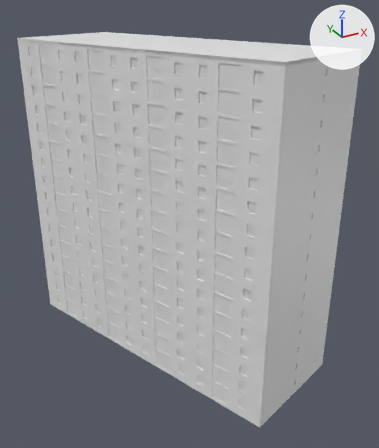
The glTF model public/assets/hasselby/bldg_058_tower.glb, before and after one commit.
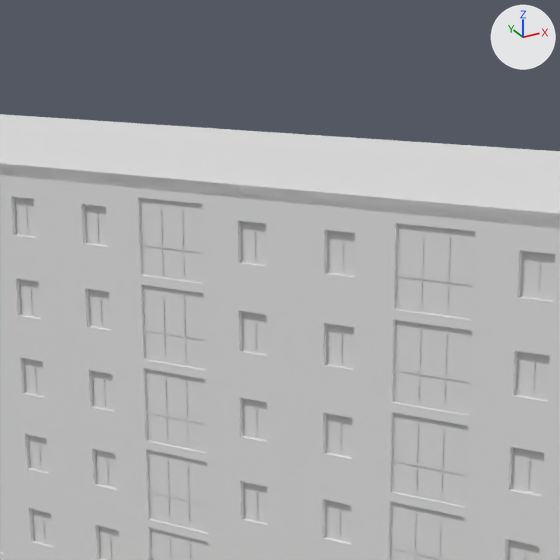
The first picture shows the older version from a 50 mm camera at (-28.5, 9.2, 51.5) aimed at (6.1, 72.0, 20.1). The close-ups show the older and then the newer version on the part from 28% to 70% of the width and 0% to 35% of the height of that picture. Only the edits that show in the close-ups are written down. The lights are fixed; the arrows at upper right show +X, +Y and +Z. Vertices at exactly the same position are counted once.

The first close-up shows 'bldg_058_tower'.
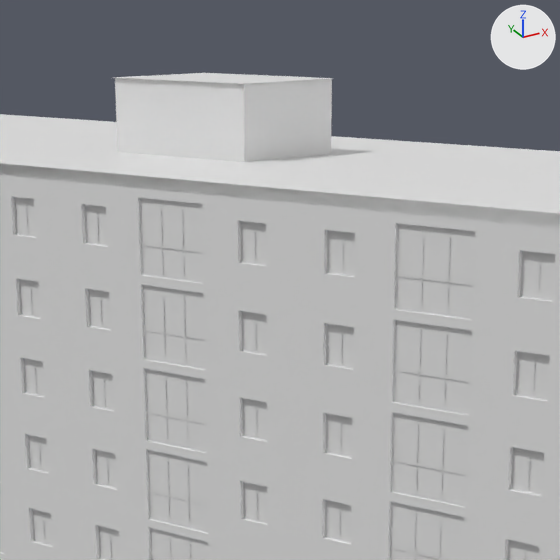
What changed in the scene script:
```text
Change me_bldg_058_tower:
    used by ob_bldg_058_tower; location = (0.0, 0.0, 0.0)
    remove me_bldg_058_tower.from_pydata(...)  # 11812 vertices, 10538 faces; spans x -11.2..20.5, y 50.5..98.9, z -0.2..45.5
    add me_bldg_058_tower.from_pydata(...)  # 11824 vertices, 10548 faces; spans x -11.2..20.5, y 50.5..98.9, z -0.2..48.1
    me_bldg_058_tower part 1: 12 vertices added at x 1.1..8.1, y 70.7..78.6, z 45.5..48.1
```

Changed parts and their boxes [x1, y1, x2, y2] in the close-ups (560 x 560 px):
'bldg_058_tower', reshaped
    before: [0, 114, 560, 560]
    after: [0, 73, 560, 560]
part 1 of me_bldg_058_tower, added
    after: [113, 73, 333, 162]
